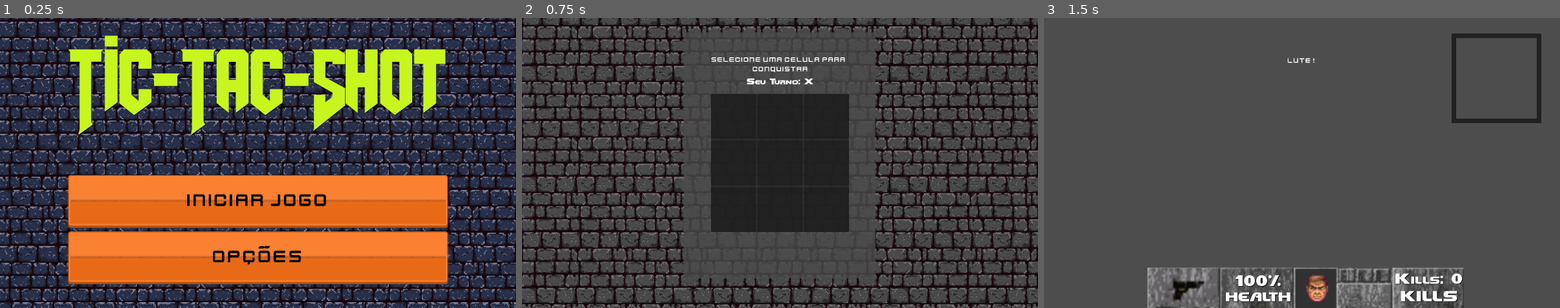
Above: before the commit, frames 1-3 (left to right).
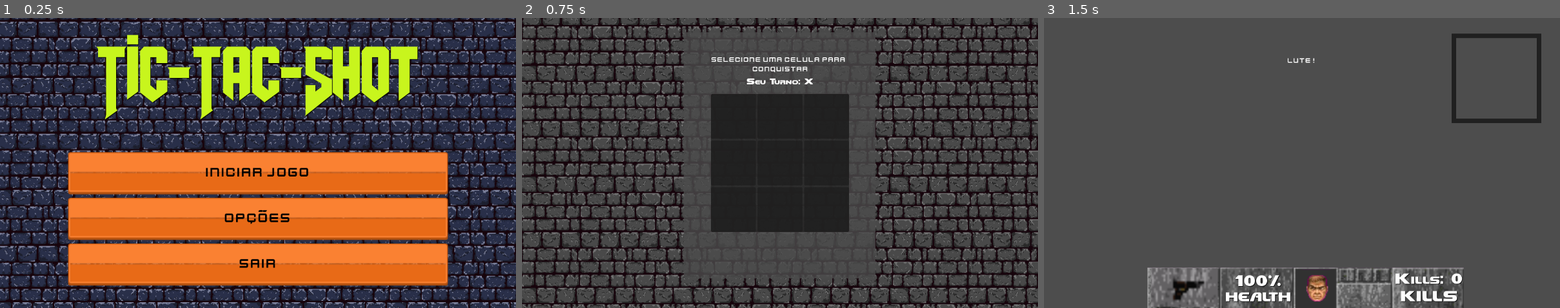
Above: after the commit, the same moments.

Repository: felipemarley/tic-tac-shot
Game: Godot game, scene res://scene/main_menu.tscn
Two runs of this game, one before a commit and one after it. Both use one fixed random seed, a clock stepped at 60 frames per second and the inputs below.
Inputs (mouse positions are in pixels of both pictures, inside the frame that each line leads up to):
- Up to frame 1 (0.25 s): no input
- Up to frame 2 (0.75 s): click "Iniciar Jogo" at 0.5 s
- Up to frame 3 (1.5 s): click (1255, 116) at 1.25 s

The runs differ from the first frame. In frame 1, 33% of the frame differs, in the area x 13-87%, y 5-93%; in frame 2, nothing differs; in frame 3, nothing differs.

Commit message:
fix: ajuste no main menu

Diff:
--- a/scene/main_menu.tscn
+++ b/scene/main_menu.tscn
@@ -54,21 +54,17 @@
 theme_override_colors/font_color = Color(0.803922, 0.984314, 0.117647, 0.976471)
 theme_override_colors/font_shadow_color = Color(0, 0, 0, 1)
 theme_override_fonts/font = ExtResource("2_2fwvj")
-theme_override_font_sizes/font_size = 235
+theme_override_font_sizes/font_size = 200
 text = "Tic-Tac-Shot"
 horizontal_alignment = 1
 vertical_alignment = 1
-
-[node name="Spacer" type="Control" parent="VBoxContainer"]
-layout_mode = 2
-size_flags_vertical = 3
 
 [node name="StartGameButton" type="Button" parent="VBoxContainer"]
 layout_mode = 2
 mouse_default_cursor_shape = 2
 theme = ExtResource("4_sepwh")
 theme_override_fonts/font = ExtResource("5_sepwh")
-theme_override_font_sizes/font_size = 41
+theme_override_font_sizes/font_size = 30
 text = "Iniciar Jogo"
 vertical_icon_alignment = 2
 
@@ -81,8 +77,22 @@
 mouse_default_cursor_shape = 2
 theme = ExtResource("4_sepwh")
 theme_override_fonts/font = ExtResource("5_sepwh")
-theme_override_font_sizes/font_size = 41
+theme_override_font_sizes/font_size = 30
 text = "Opções"
+vertical_icon_alignment = 2
+
+[node name="Spacer3" type="Control" parent="VBoxContainer"]
+layout_mode = 2
+size_flags_vertical = 3
+
+[node name="sair" type="Button" parent="VBoxContainer"]
+layout_mode = 2
+mouse_default_cursor_shape = 2
+theme = ExtResource("4_sepwh")
+theme_override_fonts/font = ExtResource("5_sepwh")
+theme_override_font_sizes/font_size = 30
+text = "Sair
+"
 vertical_icon_alignment = 2
 
 [node name="Music" type="AudioStreamPlayer" parent="."]
@@ -93,3 +103,5 @@
 [node name="OptionsMenu" parent="." instance=ExtResource("7_2atga")]
 
 [connection signal="pressed" from="VBoxContainer/Opcoes" to="." method="_on_opcoes_pressed"]
+[connection signal="pressed" from="VBoxContainer/sair" to="." method="_on_sair_pressed"]
+[connection signal="toggled" from="VBoxContainer/sair" to="." method="_on_sair_toggled"]
--- a/scripts/main_menu.gd
+++ b/scripts/main_menu.gd
@@ -15,3 +15,7 @@
 
 func _on_opcoes_pressed() -> void:
 	option_menu.show()
+
+
+func _on_sair_pressed() -> void:
+	get_tree().quit()
